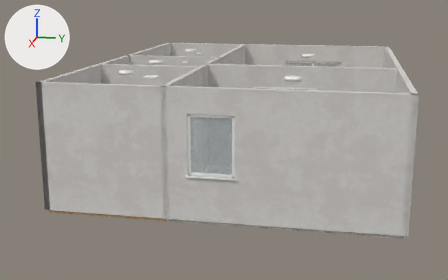
The glTF model apps/web/src/house/house.glb as it was, and as the next commit left it.
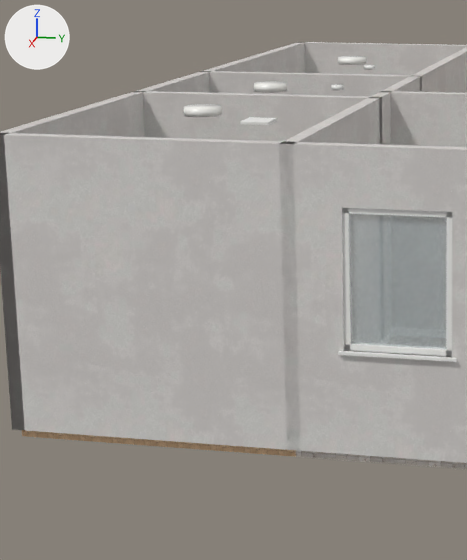
There are two pictures of each version: one whole from a 50 mm lens placed at (20.05, -1.15, 4.39), pointed at (4.81, -4.2, 0.57), one close up on the part from 9% to 54% of the width and 9% to 95% of the height. The lights are fixed; the arrows at upper left show +X, +Y and +Z. The older version's two pictures come first. Where no turn or scale is listed for an object, it has been applied to the vertices.

Before the edit, the objects in view are built like this:
```python
me_wall__v_0__0 = bpy.data.meshes.new('wall__v_0__0')
me_wall__v_0__0.from_pydata(...)  # 28 vertices, 48 faces; spans x -0.06..0.06, y -7.06..0.06, z 0.0..2.6
me_wall__v_0__0.materials.append(mat_mat_wall)
me_wall__v_4000__0 = bpy.data.meshes.new('wall__v_4000__0')
me_wall__v_4000__0.from_pydata(...)  # a box spanning x 3.94..4.06, y -4.82..-4.44, z 0.0..2.6; a box spanning x 3.94..4.06, y -5.58..-4.82, z 2.03..2.6; a box spanning x 3.94..4.06, y -7.06..-5.58, z 0.0..2.6
me_wall__v_4000__0.materials.append(mat_mat_wall)
me_wall__v_5500__0 = bpy.data.meshes.new('wall__v_5500__0')
me_wall__v_5500__0.from_pydata(...)  # 20 vertices, 36 faces; spans x 5.44..5.56, y -4.56..0.06, z 0.0..2.6
me_wall__v_5500__0.materials.append(mat_mat_wall)
ob_wall__v_0__0 = bpy.data.objects.new('wall__v_0__0', me_wall__v_0__0)
ob_wall__v_0__0.location = (0.0, 0.0, 0.0)
ob_wall__v_4000__0 = bpy.data.objects.new('wall__v_4000__0', me_wall__v_4000__0)
ob_wall__v_4000__0.location = (0.0, 0.0, 0.0)
ob_wall__v_5500__0 = bpy.data.objects.new('wall__v_5500__0', me_wall__v_5500__0)
ob_wall__v_5500__0.location = (0.0, 0.0, 0.0)
# also in view: 'wall__v_9000__0' at (9.0, -3.5, 1.3); 'wall__h_7000__0' at (4.5, -7.0, 1.3); 'wall__v_9000__kitchen_east__frame' at (9.0, -3.6, 1.5); 'wall__h_4500__0' at (4.5, -4.5, 1.3); 'wall__v_9000__kitchen_east__sill' at (9.0, -3.6, 0.89)
```
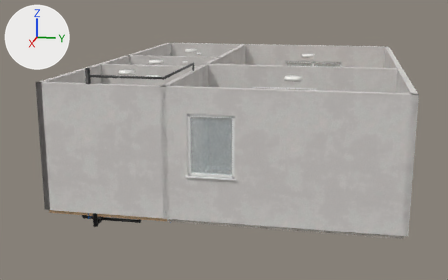
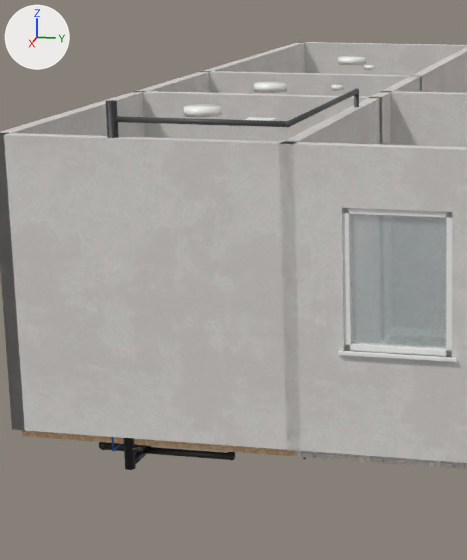
Location of each change, [x1, y1, x2, y2] in pixels of the close-ups (467 x 560 px):
'fixture__bathroom__plumbing_vanity_vent__abs_pipe_1_1_2', added: after [115, 89, 359, 127]
'fixture__bathroom__plumbing_stack__abs_pipe_3', added: after [106, 100, 136, 470]
'fixture__bathroom__plumbing_shower_drain__abs_pipe_2', added (black): after [135, 447, 235, 460]
'fixture__bathroom__plumbing_toilet_drain__abs_pipe_3', added: after [99, 442, 152, 465]
'fixture__bathroom__plumbing_vanity_drain__abs_pipe_1_1_2', added (mostly hidden): after [132, 445, 147, 452]
'fixture__bathroom__plumbing_toilet_cold__pex_pipe_1_2', added: after [112, 437, 122, 452]

The change in detail:
Material 'mat_pipe_cold' (mat_mat_pipe_cold) is new.
Its base color is (0.0284, 0.159, 0.462) (blue #2f6fb5).
Its roughness is 0.45.
Material 'mat_pipe_vent' (mat_mat_pipe_vent) is new.
Its base color is (0.0685, 0.0685, 0.0685) (dark grey #4a4a4a).
Its roughness is 0.45.
Material 'mat_pipe_drain' (mat_mat_pipe_drain) is new.
Its base color is (0.0242, 0.0242, 0.0242) (black #2b2b2b).
Its roughness is 0.45.
Mesh me_fixture__bathroom__plumbing_toilet_cold__pex_pipe_1_2 is new.
It has 818 vertices, 1620 faces and spans x 8.74..9.01, y -6.16..-4.47, z -0.16..0.2.
It uses material mat_mat_pipe_cold (blue #2f6fb5).
Mesh me_fixture__bathroom__plumbing_vanity_vent__abs_pipe_1_1_2 is new.
It has 818 vertices, 1620 faces and spans x 6.72..9.03, y -6.0..-4.47, z 0.45..2.78.
It uses material mat_mat_pipe_vent (dark grey #4a4a4a).
Mesh me_fixture__bathroom__plumbing_vanity_drain__abs_pipe_1_1_2 is new.
It has 1574 vertices, 3116 faces and spans x 6.72..9.03, y -6.0..-4.47, z -0.15..0.48.
It uses material mat_mat_pipe_drain (black #2b2b2b).
Mesh me_fixture__bathroom__plumbing_shower_drain__abs_pipe_2 is new.
It consists of a 32-sided cylinder along z spanning x 8.83..8.89, y -5.15..-5.09, z -0.18..0.0; a 32-sided cylinder along y spanning x 8.83..8.89, y -6.0..-5.12, z -0.21..-0.15; a 32-sided cylinder along x spanning x 8.86..9.0, y -6.03..-5.97, z -0.21..-0.15; a UV sphere (24 segments, 14 rings, poles along z) spanning x 8.827..8.893, y -6.033..-5.967, z -0.213..-0.147; a UV sphere (24 segments, 14 rings, poles along z) spanning x 8.827..8.893, y -5.153..-5.087, z -0.213..-0.147.
It uses material mat_mat_pipe_drain (black #2b2b2b).
Mesh me_fixture__bathroom__plumbing_toilet_drain__abs_pipe_3 is new.
It has 818 vertices, 1620 faces and spans x 8.586..9.0, y -6.45..-5.951, z -0.299..0.0.
It uses material mat_mat_pipe_drain (black #2b2b2b).
Mesh me_fixture__bathroom__plumbing_stack__abs_pipe_3 is new.
It has 64 vertices, 124 faces and spans x 8.96..9.04, y -6.04..-5.96, z -0.3..2.9.
It uses material mat_mat_pipe_drain (black #2b2b2b).
Object 'fixture__bathroom__plumbing_toilet_cold__pex_pipe_1_2' (ob_fixture__bathroom__plumbing_toilet_cold__pex_pipe_1_2) is new; it shows me_fixture__bathroom__plumbing_toilet_cold__pex_pipe_1_2.
Its location is (0.0, 0.0, 0.0).
Object 'fixture__bathroom__plumbing_vanity_vent__abs_pipe_1_1_2' (ob_fixture__bathroom__plumbing_vanity_vent__abs_pipe_1_1_2) is new; it shows me_fixture__bathroom__plumbing_vanity_vent__abs_pipe_1_1_2.
Its location is (0.0, 0.0, 0.0).
Object 'fixture__bathroom__plumbing_vanity_drain__abs_pipe_1_1_2' (ob_fixture__bathroom__plumbing_vanity_drain__abs_pipe_1_1_2) is new; it shows me_fixture__bathroom__plumbing_vanity_drain__abs_pipe_1_1_2.
Its location is (0.0, 0.0, 0.0).
Object 'fixture__bathroom__plumbing_shower_drain__abs_pipe_2' (ob_fixture__bathroom__plumbing_shower_drain__abs_pipe_2) is new; it shows me_fixture__bathroom__plumbing_shower_drain__abs_pipe_2.
Its location is (0.0, 0.0, 0.0).
Object 'fixture__bathroom__plumbing_toilet_drain__abs_pipe_3' (ob_fixture__bathroom__plumbing_toilet_drain__abs_pipe_3) is new; it shows me_fixture__bathroom__plumbing_toilet_drain__abs_pipe_3.
Its location is (0.0, 0.0, 0.0).
Object 'fixture__bathroom__plumbing_stack__abs_pipe_3' (ob_fixture__bathroom__plumbing_stack__abs_pipe_3) is new; it shows me_fixture__bathroom__plumbing_stack__abs_pipe_3.
Its location is (0.0, 0.0, 0.0).
